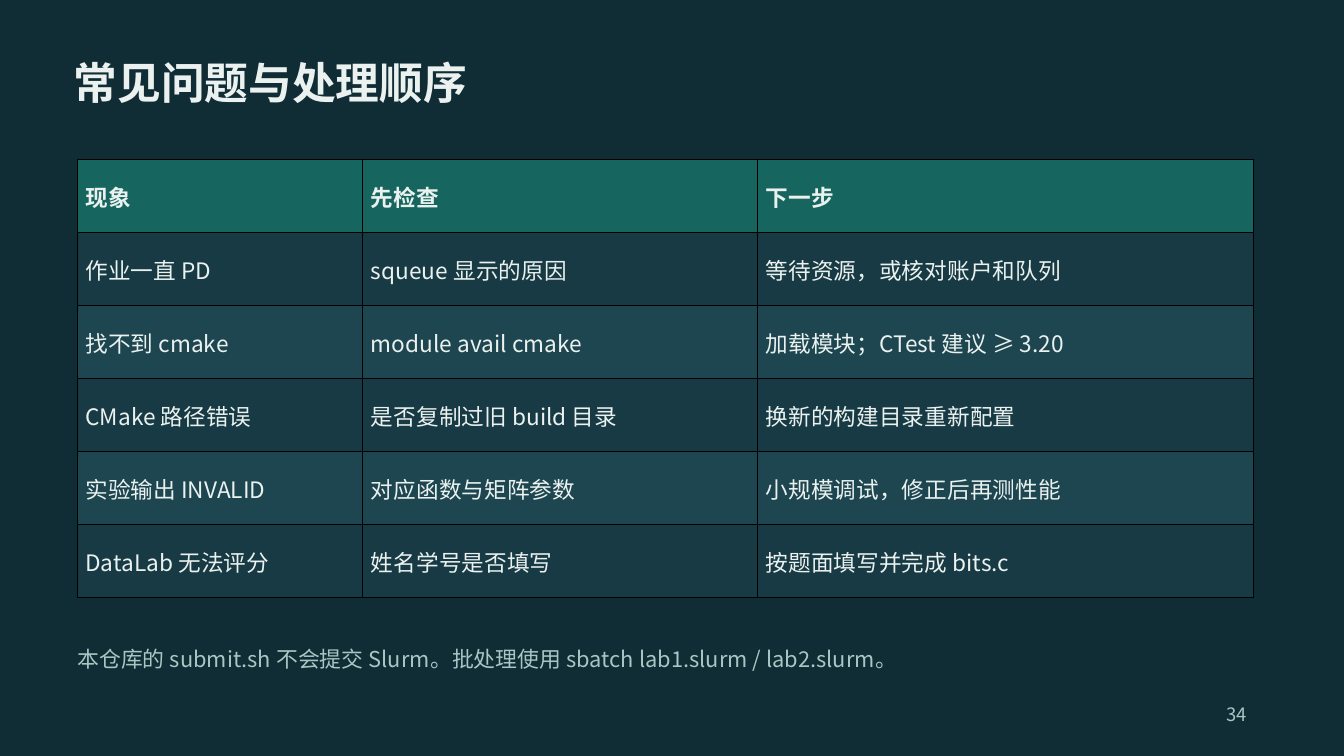
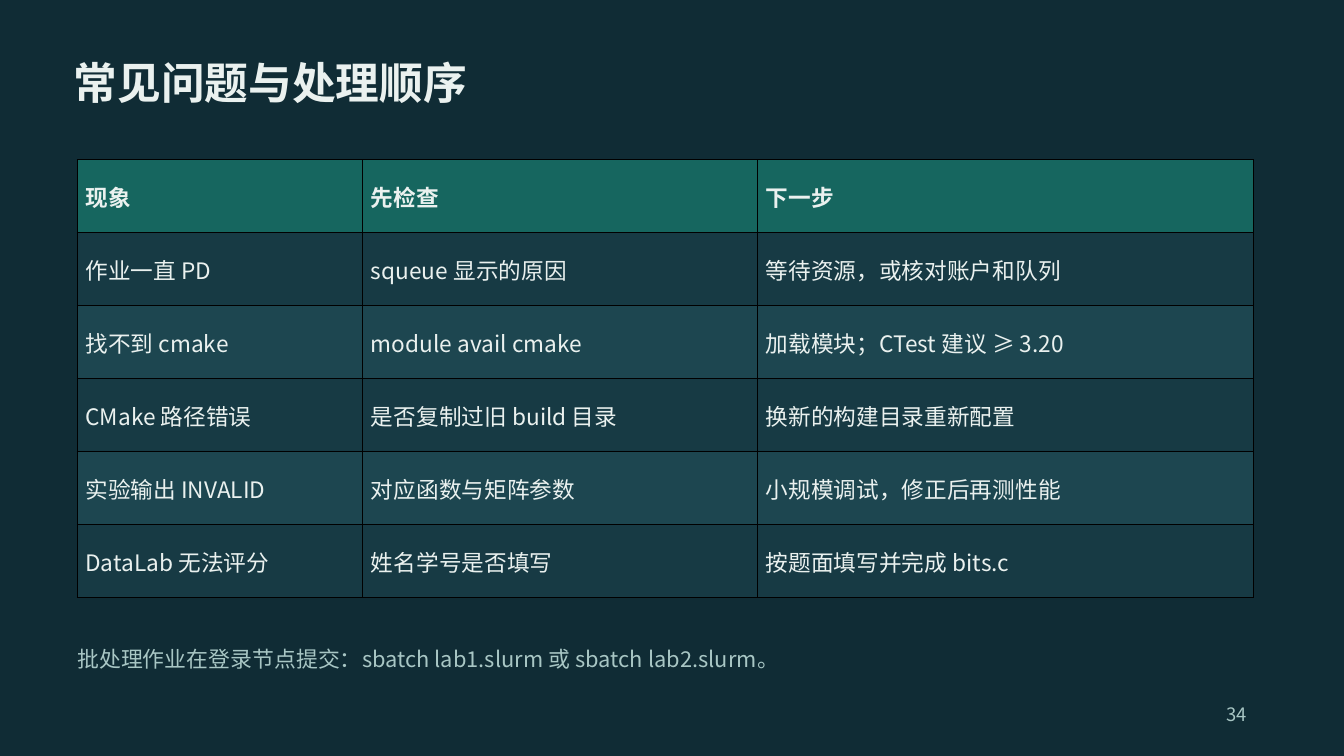
Before and after one commit to 2026-fall-calabs/calabs-2026-fall-starter, a slide deck: slide 34 of docs/交我算平台Lab运行指南-学生版.pptx. Drawn at 1344x756 pixels with LibreOffice and Linux fonts; fonts in the diff are those of the drawing. Boxes give left, top, right and bottom in pixels: in the first picture for what was removed or moved away, otherwise in the second. Text is boxed around its words. In the diff, an @@ line names an element or a change of style, - is before the commit and + after.

```diff
--- a/docs/交我算平台Lab运行指南-学生版.pptx
+++ b/docs/交我算平台Lab运行指南-学生版.pptx
@@ text at <box>77,648,779,669</box>: text changed @@
-本仓库的 submit.sh 不会提交 Slurm。批处理使用 sbatch lab1.slurm / lab2.slurm。
+批处理作业在登录节点提交：sbatch lab1.slurm 或 sbatch lab2.slurm。
```
Also in this commit, not shown: 1 other slide changed, 5 other files.
